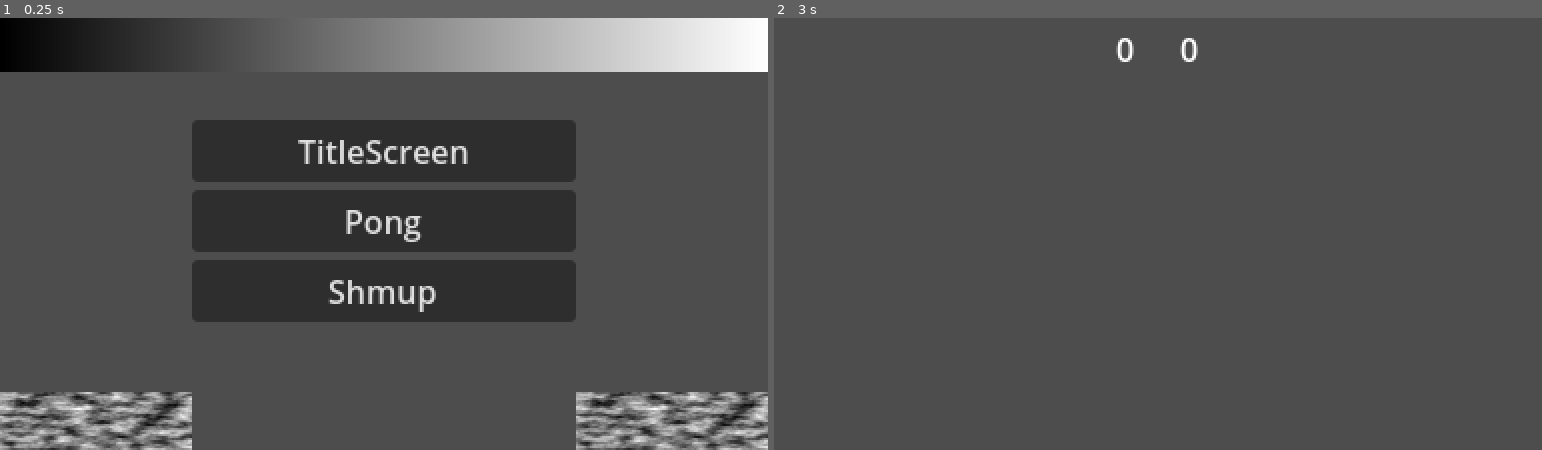
Above: before the commit, frames 1-2 (left to right).
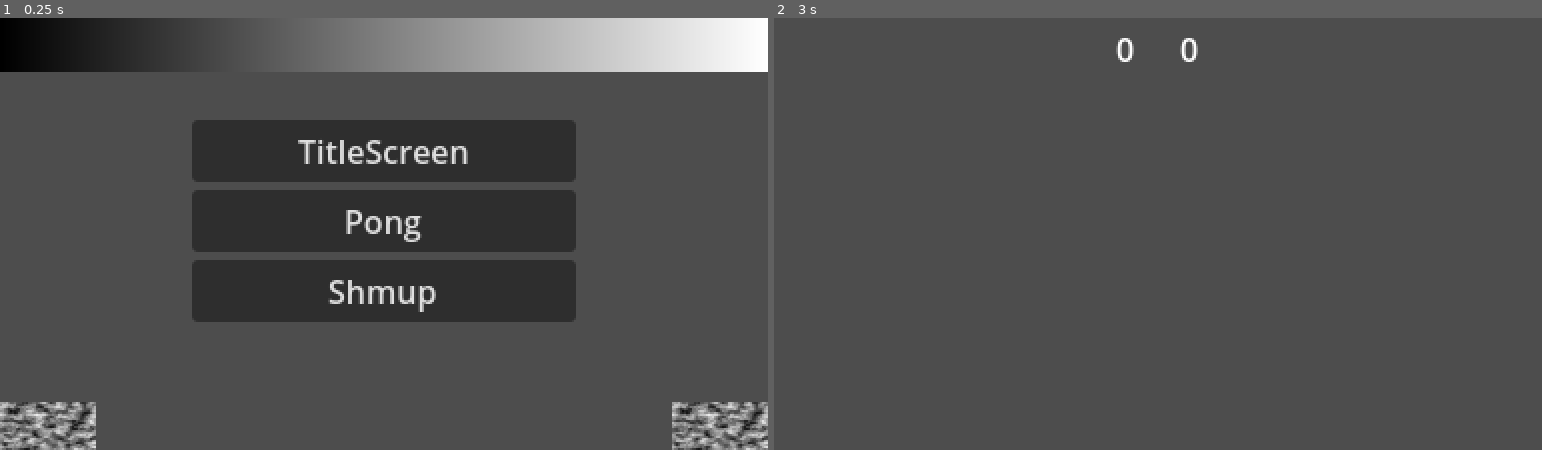
Above: after the commit, the same moments.

Repository: iirlas/acerola-jam-0
Game: Godot game, scene res://title_screen/title_screen.tscn
Two runs of this game, one before a commit and one after it. Both use one fixed random seed, a clock stepped at 60 frames per second and the inputs below. The project has no main scene, so this scene is started directly.
Inputs (mouse positions are in pixels of both pictures, inside the frame that each line leads up to; where the layout moved, square brackets give the same spot in the first picture):
- Up to frame 1 (0.25 s): no input
- Up to frame 2 (3 s): click (1495, 428) [1449, 419] at 0.5 s; click (1495, 428) [1449, 419] at 1.25 s; click "TitleScreen" at 2 s; click "Pong" at 2.75 s

The runs differ from the first frame. In frame 1, 4.9% of the frame differs, in the area x 0-100%, y 86-100%; in frame 2, nothing differs.

Commit message:
Fixed title_screen anchor placement

Diff:
--- a/title_screen/title_screen.tscn
+++ b/title_screen/title_screen.tscn
@@ -67,20 +67,24 @@
 text = "Placeholder"
 
 [node name="ButtonNextPage" type="TextureButton" parent="LevelSelect"]
-layout_mode = 0
-offset_left = 288.0
-offset_top = 160.0
-offset_right = 384.0
-offset_bottom = 189.0
+layout_mode = 1
+anchors_preset = -1
+anchor_left = 0.875
+anchor_top = 0.875
+anchor_right = 1.0
+anchor_bottom = 1.0
+grow_horizontal = 2
+grow_vertical = 2
 texture_normal = SubResource("NoiseTexture2D_yqjr5")
 ignore_texture_size = true
 stretch_mode = 0
 
 [node name="ButtonPrevPage" type="TextureButton" parent="LevelSelect"]
-layout_mode = 0
-offset_top = 160.0
-offset_right = 96.0
-offset_bottom = 189.0
+layout_mode = 1
+anchors_preset = -1
+anchor_top = 0.875
+anchor_right = 0.125
+anchor_bottom = 1.0
 texture_normal = SubResource("NoiseTexture2D_fkty0")
 ignore_texture_size = true
 stretch_mode = 0
